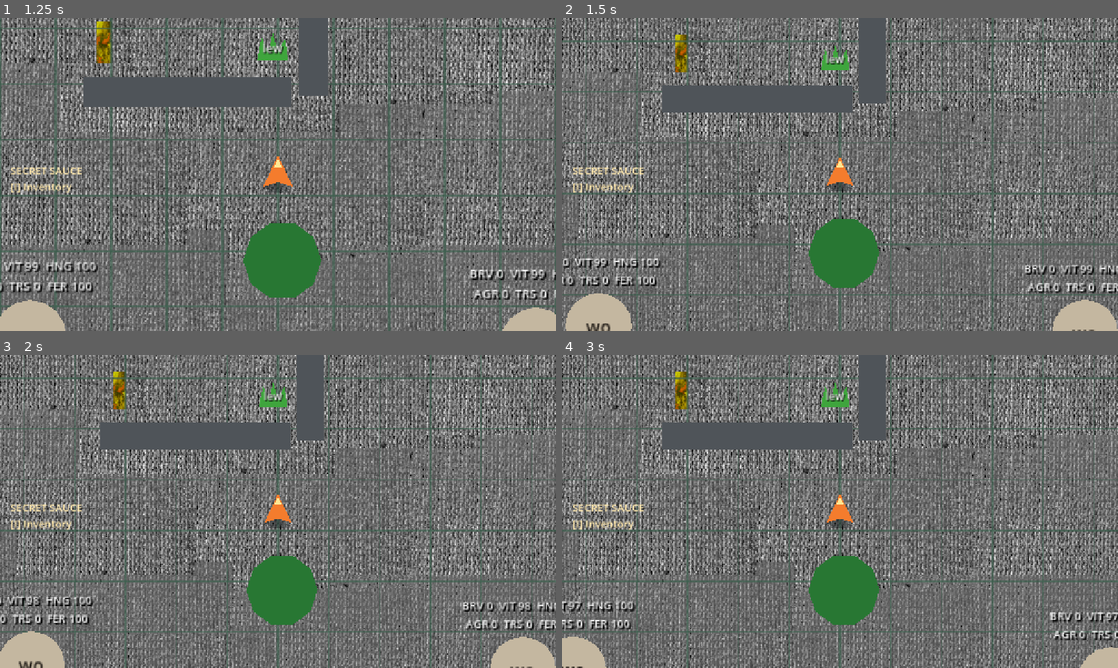
Above: before the commit, frames 1-4 (two rows, left to right).
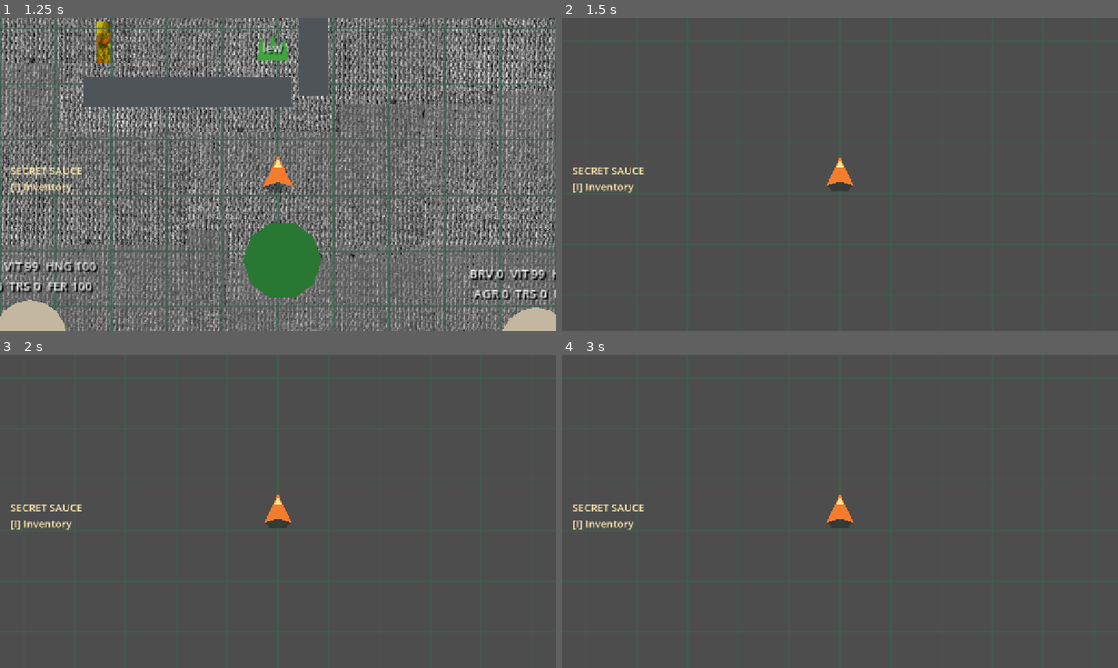
Above: after the commit, the same moments.

Repository: armikhalev/secret-sauce-godot
Game: Godot game, scene res://scenes/game.tscn
Two runs of this game, one before a commit and one after it. Both use one fixed random seed, a clock stepped at 60 frames per second and the inputs below.
Inputs (mouse positions are in pixels of both pictures, inside the frame that each line leads up to):
- Up to frame 1 (1.25 s): tap Enter (menu_accept) at 0.5 s; move the mouse to (400, 158) at 0.52 s; hold Right (menu_right) from 0.53 s (still down); hold = (zoom_in) from 0.53 s (still down); click (400, 158) at 0.67 s
- Up to frame 2 (1.5 s): move the mouse to (728, 190) at 1.27 s; release Right (menu_right) at 1.28 s; release = (zoom_in) at 1.28 s; hold Down (menu_down) from 1.28 s (still down); tap - (zoom_out) at 1.35 s
- Up to frame 3 (2 s): keep holding Down (menu_down)
- Up to frame 4 (3 s): move the mouse to (895, 442) at 2.02 s; release Down (menu_down) at 2.03 s; hold Right (menu_right) 2.03-2.78 s; hold = (zoom_in) 2.03-2.78 s; tap Enter (menu_accept) at 2.75 s; move the mouse to (812, 574) at 2.77 s; hold Up (menu_up) from 2.78 s (still down); tap - (zoom_out) at 2.85 s; click (812, 574) at 2.92 s

Frame 1 is identical in both runs. In frame 2, 58% of the frame differs, in the area x 0-100%, y 0-100%; in frame 3, 58%; in frame 4, 57%.

Commit message:
adds:only enemies on zoom-out
everything else becomes invisible

Diff:
--- a/scenes/game.tscn
+++ b/scenes/game.tscn
@@ -14,6 +14,7 @@
 [ext_resource type="PackedScene" path="res://scenes/bush.tscn" id="10_bush"]
 [ext_resource type="PackedScene" uid="uid://c4ik58oaj415d" path="res://scenes/hiding_bush.tscn" id="11_hiding_bush"]
 [ext_resource type="Script" path="res://scripts/world_navigation.gd" id="12_navigation"]
+[ext_resource type="Script" path="res://scripts/perception_controller.gd" id="13_perception"]
 
 [sub_resource type="TileSetAtlasSource" id="TileSetAtlasSource_rysoc"]
 texture = ExtResource("4_trtic")
@@ -619,6 +620,9 @@
 [node name="NavigationRegion2D" type="NavigationRegion2D" parent="World"]
 script = ExtResource("12_navigation")
 
+[node name="PerceptionController" type="Node" parent="World"]
+script = ExtResource("13_perception")
+
 [node name="WorldArt" type="Node2D" parent="World" unique_id=1778365667]
 
 [node name="Background" type="Node2D" parent="World/WorldArt" unique_id=2121350128]
--- /dev/null
+++ b/scripts/perception_controller.gd
@@ -0,0 +1,53 @@
+extends Node
+
+@export var hostile_aggression_threshold := 25
+
+@onready var world := get_parent()
+@onready var world_art: CanvasItem = world.get_node("WorldArt")
+@onready var environment: CanvasItem = world.get_node("Environment")
+@onready var items: CanvasItem = world.get_node("Items")
+@onready var npc_container: Node = world.get_node("Entities/NPCs")
+
+var expanded_perception := false
+
+
+func _ready() -> void:
+	call_deferred("_connect_player")
+
+
+func _process(_delta: float) -> void:
+	if expanded_perception:
+		_update_npc_visibility()
+
+
+func _connect_player() -> void:
+	var player := world.get_node("Entities/Player")
+	player.perception_mode_changed.connect(_on_perception_mode_changed)
+	_on_perception_mode_changed(player.is_expanded_perception)
+
+
+func _on_perception_mode_changed(is_expanded: bool) -> void:
+	expanded_perception = is_expanded
+	world_art.visible = not is_expanded
+	environment.visible = not is_expanded
+	items.visible = not is_expanded
+	_update_npc_visibility()
+
+
+func _update_npc_visibility() -> void:
+	for npc in npc_container.get_children():
+		if not npc is CanvasItem:
+			continue
+		if not expanded_perception:
+			npc.visible = true
+			continue
+
+		var npc_aggression = npc.get("aggression")
+		var npc_trust = npc.get("trust")
+		var npc_is_dead = npc.get("is_dead")
+		npc.visible = (
+			typeof(npc_aggression) == TYPE_INT
+			and npc_aggression >= hostile_aggression_threshold
+			and (typeof(npc_trust) != TYPE_INT or npc_aggression > npc_trust)
+			and (typeof(npc_is_dead) != TYPE_BOOL or not npc_is_dead)
+		)
--- a/scripts/player.gd
+++ b/scripts/player.gd
@@ -2,6 +2,7 @@
 
 signal stats_changed(bravery: int, vitality: int, energy: int, awareness: int)
 signal lew_inventory_changed
+signal perception_mode_changed(is_expanded: bool)
 
 @export var move_speed: float = 260.0
 @export_group("Stats")
@@ -17,6 +18,7 @@
 var lew_inventory: Array[LewData] = []
 var concealment_sources := 0
 var is_hidden := false
+var is_expanded_perception := false
 
 
 func _ready() -> void:
@@ -65,6 +67,7 @@
 	var zoom_value := camera.zoom.x + amount
 	zoom_value = clampf(zoom_value, get_minimum_camera_zoom(), default_camera_zoom)
 	camera.zoom = Vector2.ONE * zoom_value
+	_update_perception_mode()
 
 
 func get_minimum_camera_zoom() -> float:
@@ -91,7 +94,17 @@
 	var camera := $Camera2D as Camera2D
 	var clamped_zoom := maxf(camera.zoom.x, get_minimum_camera_zoom())
 	camera.zoom = Vector2.ONE * clamped_zoom
+	_update_perception_mode()
 	stats_changed.emit(bravery, vitality, energy, awareness)
+
+
+func _update_perception_mode() -> void:
+	var camera := $Camera2D as Camera2D
+	var expanded := camera.zoom.x < default_camera_zoom - 0.001
+	if expanded == is_expanded_perception:
+		return
+	is_expanded_perception = expanded
+	perception_mode_changed.emit(is_expanded_perception)
 
 
 func collect_lew(item: LewData) -> void:
Not shown, added: scripts/perception_controller.gd.uid
